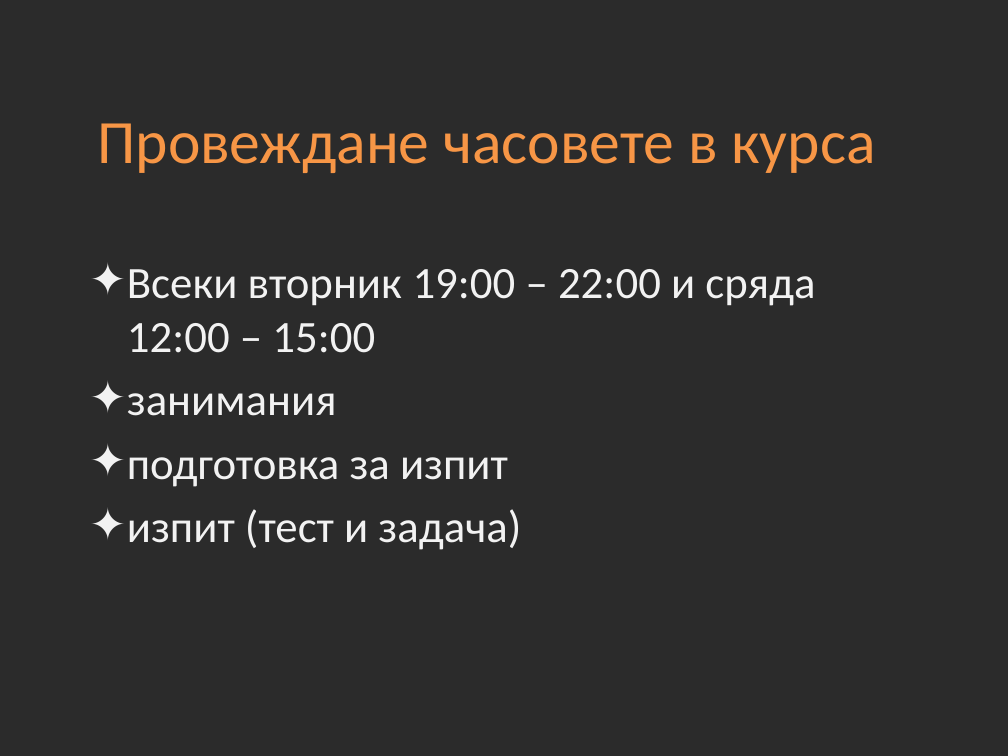
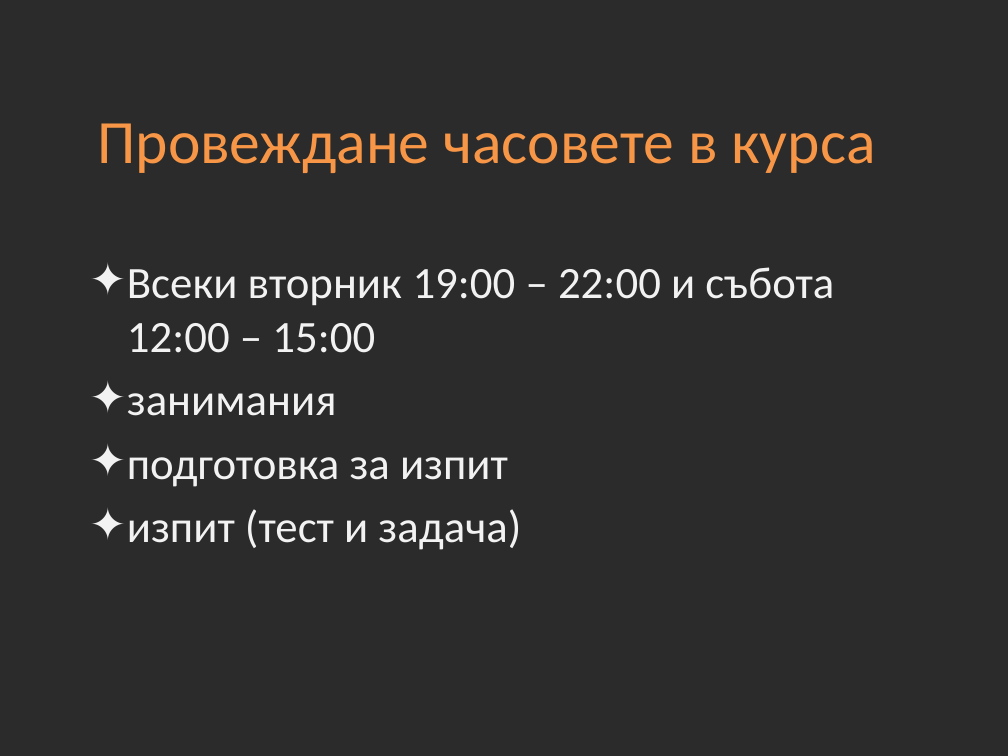
Before and after one commit to Academy-Soft-Intellect/Front-End-Course, a slide deck: slide 3 of 01-Introduction/01-Introduction-into-Course.ppt. Drawn at 1008x756 pixels with LibreOffice and Linux fonts; fonts in the diff are those of the drawing; background and template pictures are left out; a plain dark background stands for a picture behind light text. Boxes give left, top, right and bottom in pixels: in the first picture for what was removed or moved away, otherwise in the second. Text is boxed around its words. In the diff, an @@ line names an element or a change of style, - is before the commit and + after.

Commit message:
Intro Presentation Change

```diff
--- a/01-Introduction/01-Introduction-into-Course.ppt
+++ b/01-Introduction/01-Introduction-into-Course.ppt
@@ text at box(127, 267, 834, 353): text changed @@
-✦ Всеки вторник 19:00 – 22:00 и сряда 12:00 – 15:00
+✦ Всеки вторник 19:00 – 22:00 и събота 12:00 – 15:00
```
